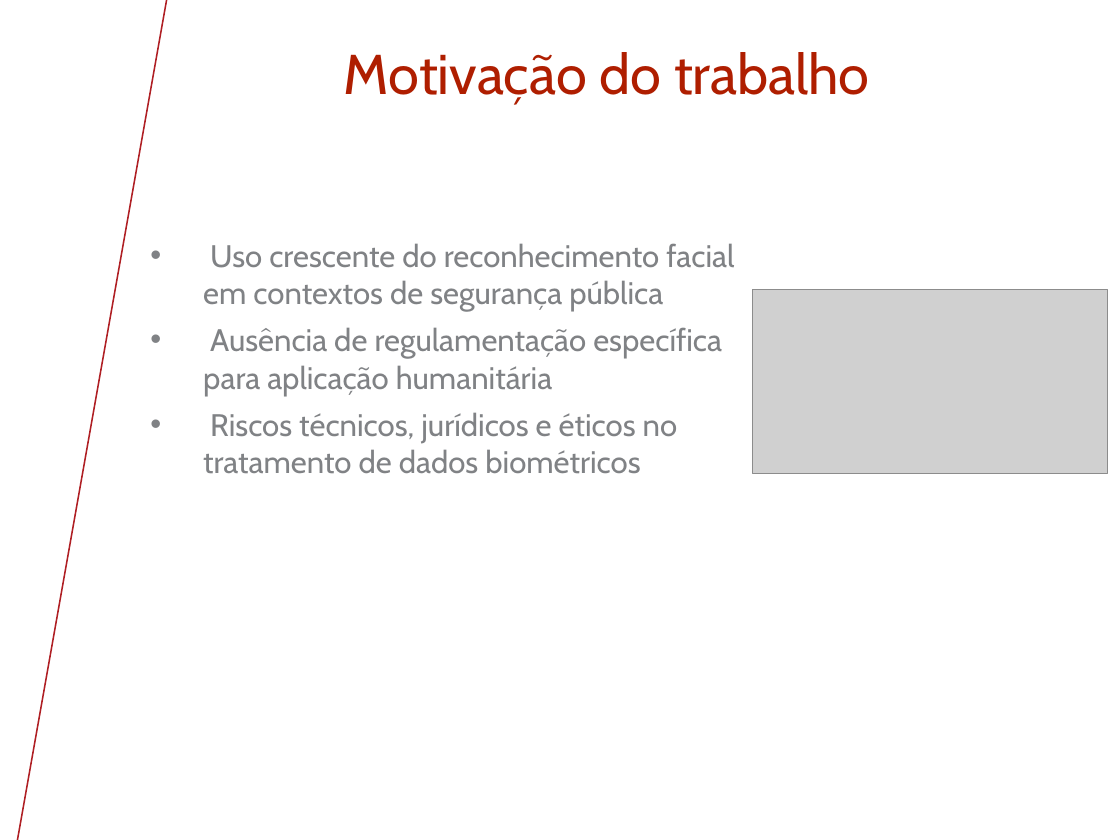
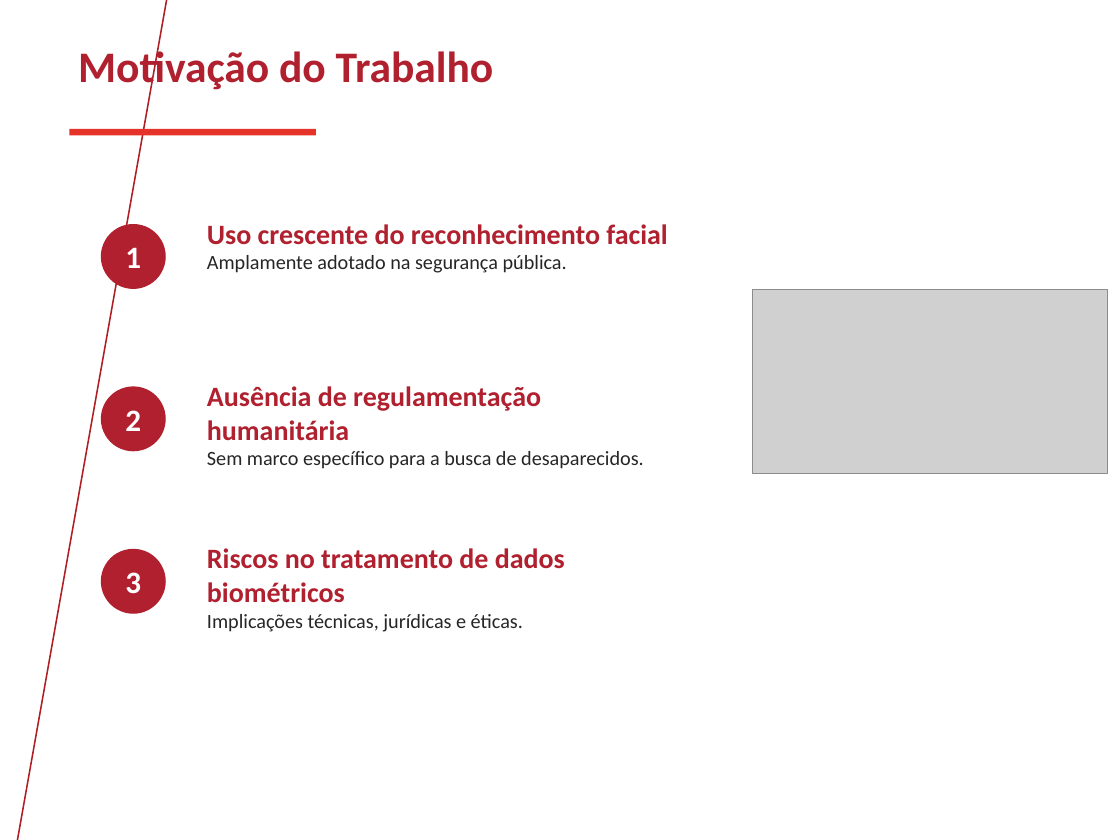
Before and after one commit to saxsoares/TCC-UNIVESP-2026, a slide deck: slide 4 of Apresentação TCC.pptx. Drawn at 1120x840 pixels with LibreOffice and Linux fonts; fonts in the diff are those of the drawing; grey boxes stand for pictures; background and template pictures are left out. Boxes give left, top, right and bottom in pixels: in the first picture for what was removed or moved away, otherwise in the second. Text is boxed around its words. In the diff, an @@ line names an element or a change of style, - is before the commit and + after.

```diff
--- a/Apresentação TCC.pptx
+++ b/Apresentação TCC.pptx
@@ text "Motivação do Trabalho" at [78, 46, 494, 93]: vertical alignment middle to top @@
@@ text at [78, 46, 494, 93]: text changed; size 36 to 28 pt; font Cabin to Calibri; text colour #AF1E00 to #B0202E; bold on @@
-Motivação do trabalho
+Motivação do Trabalho
@@ rectangle added at [69, 129, 316, 136], fill #E63329 @@
@@ ellipse added at [101, 224, 166, 289], fill #B0202E, 20 pt, text #FFFFFF, bold @@
+1
@@ text added at [207, 224, 667, 273], 13 pt, text #262626 @@
+Uso crescente do reconhecimento facial
+Amplamente adotado na segurança pública.
@@ text removed at [203, 243, 734, 473] @@
-• Uso crescente do reconhecimento facial em contextos de segurança pública
-• Ausência de regulamentação específica para aplicação humanitária
-• Riscos técnicos, jurídicos e éticos no tratamento de dados biométricos
@@ ellipse added at [101, 386, 166, 451], fill #B0202E, 20 pt, text #FFFFFF, bold @@
+2
@@ text added at [207, 386, 644, 469], 13 pt, text #262626 @@
+Ausência de regulamentação humanitária
+Sem marco específico para a busca de desaparecidos.
@@ ellipse added at [101, 549, 166, 614], fill #B0202E, 20 pt, text #FFFFFF, bold @@
+3
@@ text added at [207, 548, 565, 632], 13 pt, text #262626 @@
+Riscos no tratamento de dados biométricos
+Implicações técnicas, jurídicas e éticas.
```
Also in this commit, not shown: 17 other slides changed, 4 slides added, 3 slides removed, 2 other files.
